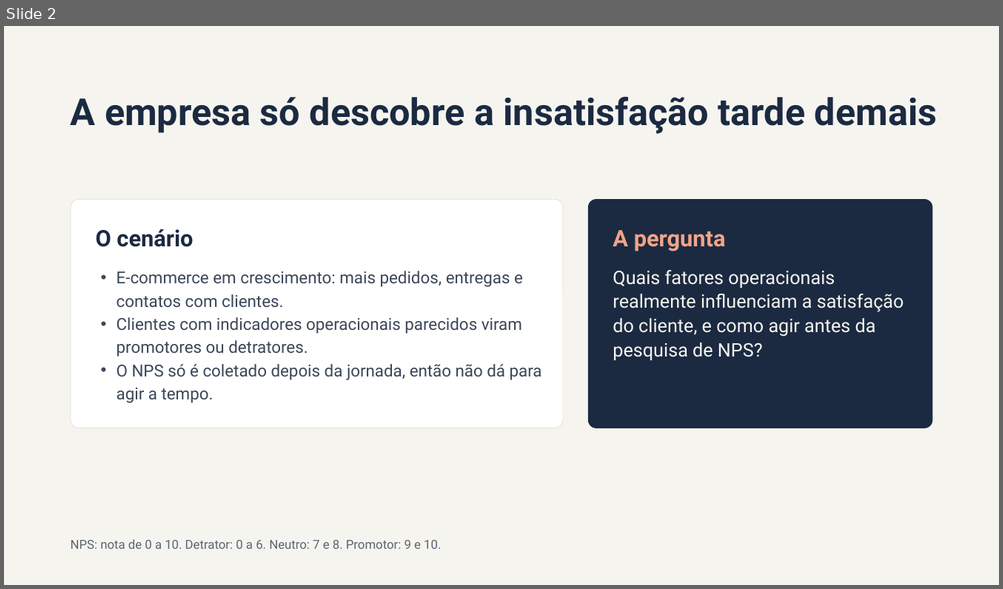
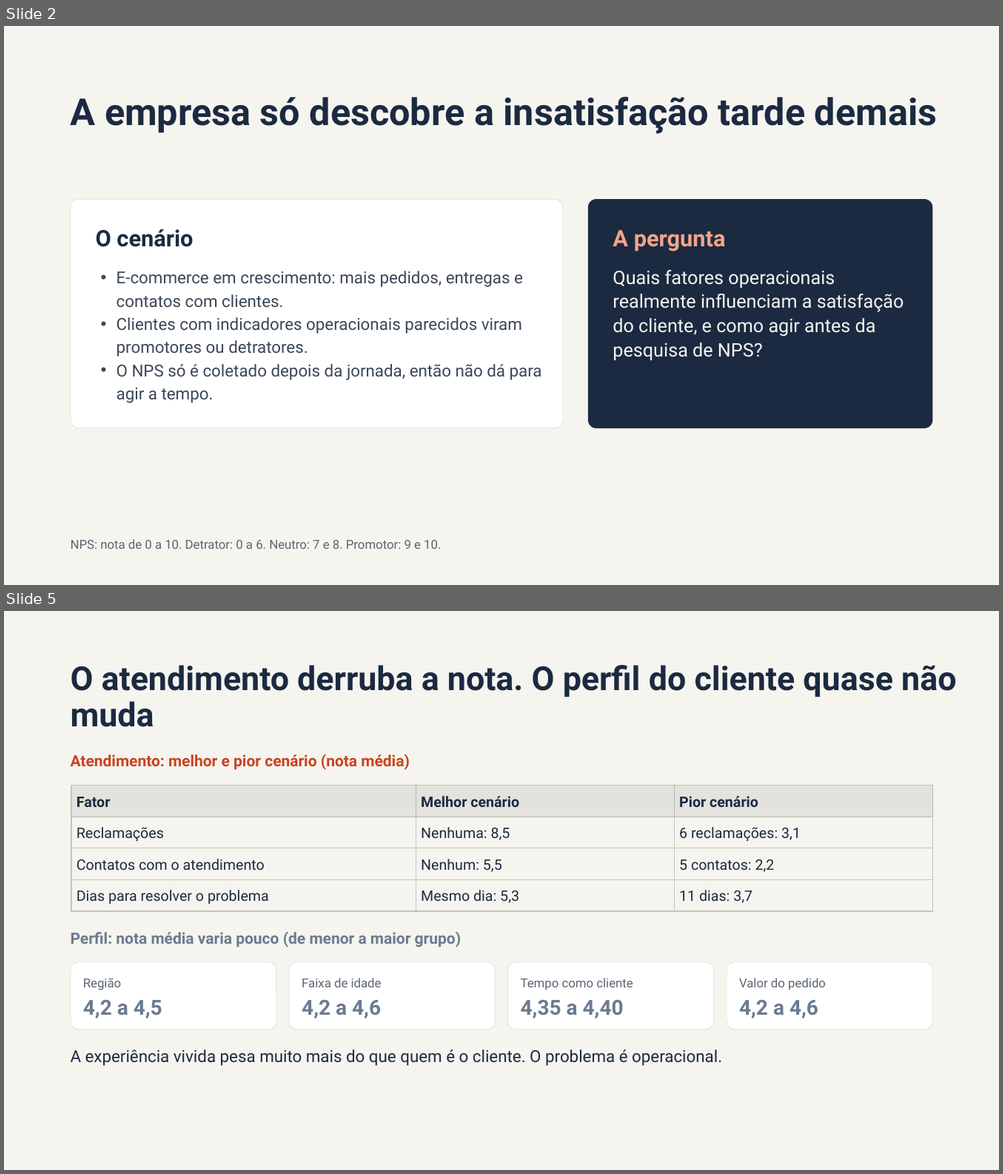
Before and after one commit to ViviNeris/Cases-fiap-IAScientist, a slide deck: fase-1/tech-challenge-nps/reports/NPS o que faz o cliente virar detrator.pptx. Shown one above the other, each under a label of ours: slide 2 before the commit, slides 2 and 5 after it; the slides between them are not shown. The pictures are 1003x589 and 1003x1174 pixels, drawn with LibreOffice and Linux fonts; fonts in the diff are those of the drawing. Boxes give left, top, right and bottom in pixels: in the first picture for what was removed or moved away, otherwise in the second. Text is boxed around its words. In the diff, an @@ line names an element or a change of style, - is before the commit and + after.

```diff
--- a/fase-1/tech-challenge-nps/reports/NPS o que faz o cliente virar detrator.pptx
+++ b/fase-1/tech-challenge-nps/reports/NPS o que faz o cliente virar detrator.pptx
@@ slide 5 added at [4,611,999,1170], background #F6F4EF @@
@@ title added at [71,665,956,727], 32 pt, text #1B2A41, bold @@
+O atendimento derruba a nota. O perfil do cliente quase não muda
@@ text added at [71,754,410,770], 15 pt, text #C8431F, bold @@
+Atendimento: melhor e pior cenário (nota média)
@@ table added at [71,786,932,911], 4 rows, 3 columns @@
+Fator | Melhor cenário | Pior cenário
+Reclamações | Nenhuma: 8,5 | 6 reclamações: 3,1
+Contatos com o atendimento | Nenhum: 5,5 | 5 contatos: 2,2
+Dias para resolver o problema | Mesmo dia: 5,3 | 11 dias: 3,7
@@ text added at [71,932,461,948], 15 pt, text #6B7A90, bold @@
+Perfil: nota média varia pouco (de menor a maior grupo)
@@ rounded rectangle added at [71,963,276,1030], fill #FFFFFF, outline #E1DDD3 0.5 pt @@
@@ rounded rectangle added at [289,963,495,1030], fill #FFFFFF, outline #E1DDD3 0.5 pt @@
@@ rounded rectangle added at [508,963,714,1030], fill #FFFFFF, outline #E1DDD3 0.5 pt @@
@@ rounded rectangle added at [726,963,932,1030], fill #FFFFFF, outline #E1DDD3 0.5 pt @@
@@ text added at [83,978,121,991], 12 pt, text #5B6573 @@
+Região
@@ text added at [301,978,381,988], 12 pt, text #5B6573 @@
+Faixa de idade
@@ text added at [521,978,632,991], 12 pt, text #5B6573 @@
+Tempo como cliente
@@ text added at [739,978,825,991], 12 pt, text #5B6573 @@
+Valor do pedido
@@ text added at [83,1000,162,1019], 20 pt, text #6B7A90, bold @@
+4,2 a 4,5
@@ text added at [301,1000,381,1019], 20 pt, text #6B7A90, bold @@
+4,2 a 4,6
@@ text added at [521,1000,623,1019], 20 pt, text #6B7A90, bold @@
+4,35 a 4,40
@@ text added at [739,1000,818,1019], 20 pt, text #6B7A90, bold @@
+4,2 a 4,6
@@ text added at [71,1050,722,1066], 16 pt, text #1B2A41 @@
+A experiência vivida pesa muito mais do que quem é o cliente. O problema é operacional.
```
Also in this commit, not shown: 4 slides changed, 5 slides removed.
